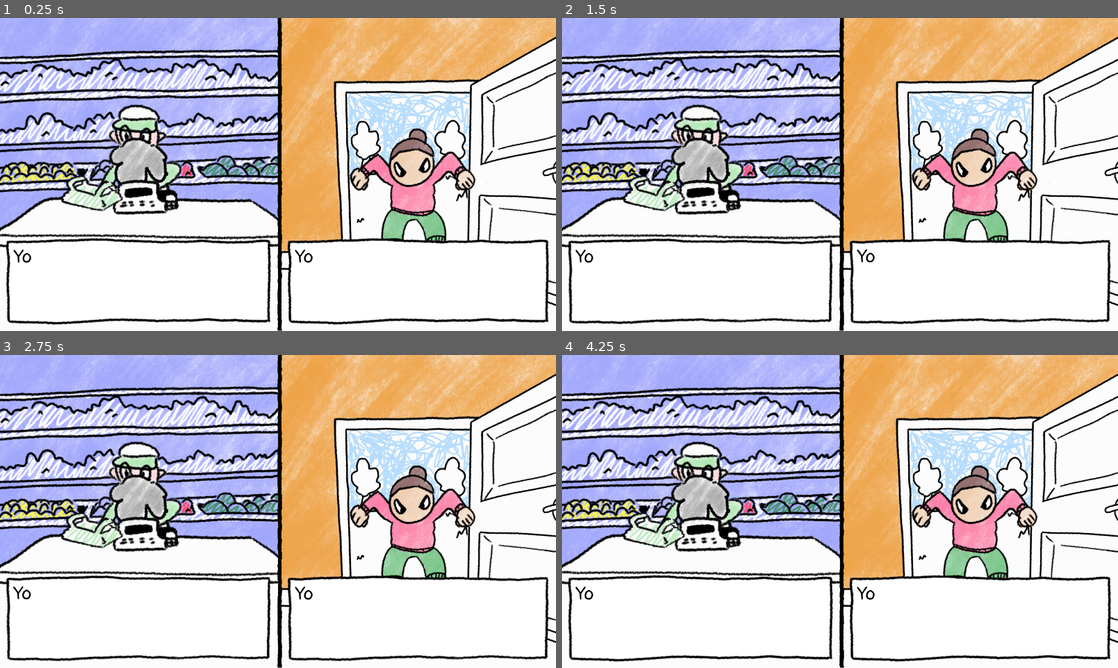
Above: before the commit, frames 1-4 (two rows, left to right).
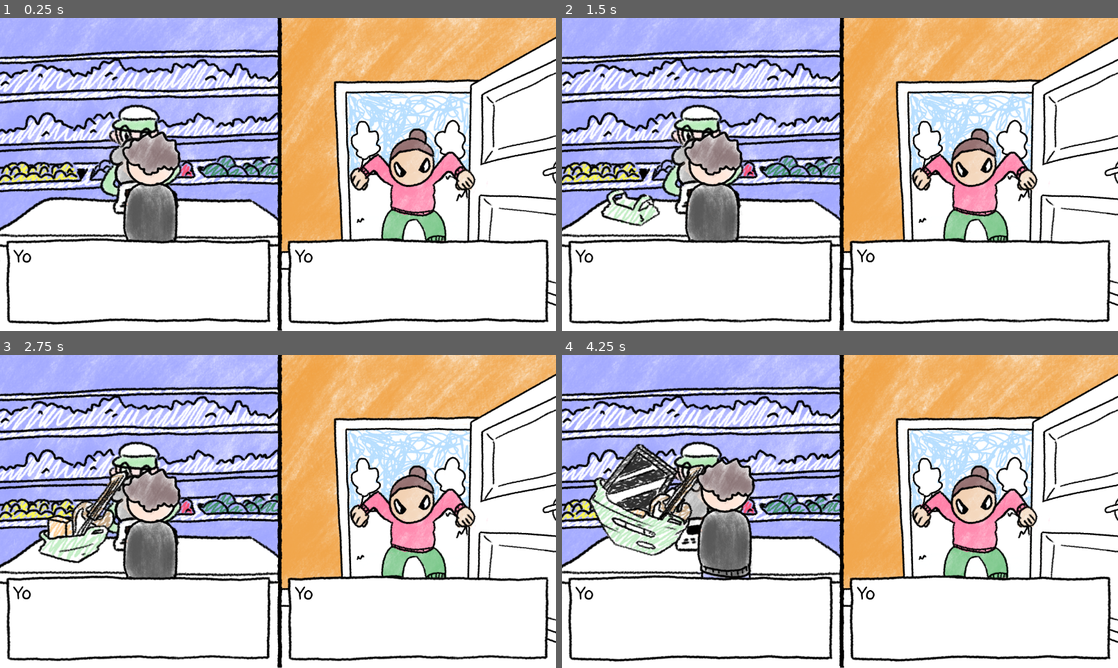
Above: after the commit, the same moments.

Repository: nottnottloop/mismatch
Game: Godot game, scene res://main.tscn
Two runs of this game, one before a commit and one after it. Both use one fixed random seed, a clock stepped at 60 frames per second and the inputs below.
Inputs:
- Up to frame 1 (0.25 s): no input
- Up to frame 2 (1.5 s): no input
- Up to frame 3 (2.75 s): no input
- Up to frame 4 (4.25 s): no input

The runs differ from the first frame. In frame 1, 3.6% of the frame differs, in the area x 10-33%, y 36-72%; in frame 2, 4.1%; in frame 3, 4.7%; in frame 4, 7.3%, in the area x 4-35%, y 28-72%.

Commit message:
started animation for scene 1

Diff:
--- a/main.tscn
+++ b/main.tscn
@@ -8,13 +8,23 @@
 [ext_resource type="FontFile" uid="uid://cu2bydgc5ct0d" path="res://Pangolin-Regular.ttf" id="3_1bvp3"]
 [ext_resource type="Texture2D" uid="uid://d4falbt2tisvp" path="res://Scene1/Scene1F2.png" id="3_1u8w0"]
 [ext_resource type="Texture2D" uid="uid://bkibyko35lh0p" path="res://Scene2/Scene2Wife1.png" id="3_w48qg"]
+[ext_resource type="Texture2D" uid="uid://hpe74joammfj" path="res://Scene1/Scene1MouthBlushing1.png" id="4_0rl1p"]
 [ext_resource type="Texture2D" uid="uid://dtnmb27rggka7" path="res://Scene2/Scene2Wife2.png" id="4_vivmo"]
 [ext_resource type="Texture2D" uid="uid://baeoyhuhdwgcl" path="res://Scene2/Scene2WifeMad1.png" id="5_2cqfq"]
 [ext_resource type="Shader" path="res://wobble.gdshader" id="5_7mycd"]
 [ext_resource type="Texture2D" uid="uid://dwqftu4ohb2su" path="res://SplitLine.png" id="5_lquwl"]
+[ext_resource type="Texture2D" uid="uid://bxeit0yf0wh6b" path="res://Scene1/Scene1MouthBlushing2.png" id="5_ok6jj"]
+[ext_resource type="Texture2D" uid="uid://bhv0snph6hea" path="res://Scene1/Scene1Mouth1.png" id="6_facbu"]
 [ext_resource type="Texture2D" uid="uid://dxwaywyh027g2" path="res://Scene2/Scene2WifeMad2.png" id="6_yaehf"]
 [ext_resource type="Texture2D" uid="uid://bj6ty88lre0y3" path="res://Scene2/Scene2Slam1.png" id="7_074og"]
+[ext_resource type="Texture2D" uid="uid://bgf5hep6fmjvr" path="res://Scene1/Scene1Mouth2.png" id="7_b1qrp"]
+[ext_resource type="Texture2D" uid="uid://c8lqi5i387n2f" path="res://Scene1/Scene1Bag1.png" id="7_yaehf"]
+[ext_resource type="Texture2D" uid="uid://drg76500kcigi" path="res://Scene1/Scene1Bag2.png" id="8_074og"]
 [ext_resource type="Texture2D" uid="uid://bw6loyhfobhdx" path="res://Scene2/Scene2Slam2.png" id="8_cegan"]
+[ext_resource type="Texture2D" uid="uid://bg65o5e4dyqtk" path="res://Scene1/Scene1MouthHearts1.png" id="8_come4"]
+[ext_resource type="Texture2D" uid="uid://fdc0h0l684gm" path="res://Scene1/Scene1Bag3.png" id="9_cegan"]
+[ext_resource type="Texture2D" uid="uid://cvvf6k3wkpe7q" path="res://Scene1/Scene1MouthHearts2.png" id="9_h8e4i"]
+[ext_resource type="Texture2D" uid="uid://cy5exb3sedq7n" path="res://Scene1/Scene1MouthTaking.png" id="10_4lmeg"]
 [ext_resource type="Texture2D" uid="uid://bo2ht6xeixo5r" path="res://Scene1/Scene1Bag4.png" id="10_82xsv"]
 [ext_resource type="Texture2D" uid="uid://btx4lsjun42ok" path="res://Scene1/Scene1Bag5.png" id="11_getpj"]
 [ext_resource type="Texture2D" uid="uid://big1ix814wfvb" path="res://Scene1/Scene1Bag6.png" id="12_ryguw"]
@@ -23,6 +33,8 @@
 [ext_resource type="Texture2D" uid="uid://b3f7w1kyu6nor" path="res://Scene1/Scene1Bag9.png" id="15_0odxb"]
 [ext_resource type="Texture2D" uid="uid://b5meiuoruwy8j" path="res://Scene1/Scene1Bag10.png" id="16_lswn8"]
 [ext_resource type="Texture2D" uid="uid://cd5cl5usuq8ta" path="res://Scene1/Scene1Bag11.png" id="17_a6jrf"]
+[ext_resource type="Texture2D" uid="uid://2svyvp5g0xb1" path="res://Scene1/Scene1Guy1.png" id="22_0cp0l"]
+[ext_resource type="Texture2D" uid="uid://cunl2eor7ewvy" path="res://Scene1/Scene1Guy2.png" id="23_d2t1y"]
 
 [sub_resource type="SpriteFrames" id="SpriteFrames_0odxb"]
 animations = [{
@@ -38,9 +50,62 @@
 "speed": 5.0
 }]
 
+[sub_resource type="SpriteFrames" id="SpriteFrames_gngh3"]
+animations = [{
+"frames": [{
+"duration": 1.0,
+"texture": ExtResource("4_0rl1p")
+}, {
+"duration": 1.0,
+"texture": ExtResource("5_ok6jj")
+}],
+"loop": true,
+"name": &"blushing",
+"speed": 5.0
+}, {
+"frames": [{
+"duration": 1.0,
+"texture": ExtResource("6_facbu")
+}, {
+"duration": 1.0,
+"texture": ExtResource("7_b1qrp")
+}],
+"loop": true,
+"name": &"default",
+"speed": 5.0
+}, {
+"frames": [{
+"duration": 1.0,
+"texture": ExtResource("8_come4")
+}, {
+"duration": 1.0,
+"texture": ExtResource("9_h8e4i")
+}],
+"loop": true,
+"name": &"hearts",
+"speed": 5.0
+}, {
+"frames": [{
+"duration": 1.0,
+"texture": ExtResource("10_4lmeg")
+}, {
+"duration": 1.0,
+"texture": ExtResource("7_b1qrp")
+}],
+"loop": true,
+"name": &"talking",
+"speed": 5.0
+}]
+
 [sub_resource type="SpriteFrames" id="SpriteFrames_xuqvo"]
 animations = [{
-"frames": [],
+"frames": [{
+"duration": 1.0,
+"texture": ExtResource("8_074og")
+}, {
+"duration": 1.0,
+"texture": ExtResource("9_cegan")
+}],
 "loop": true,
 "name": &"default",
 "speed": 5.0
@@ -48,6 +113,18 @@
 "frames": [{
 "duration": 1.0,
 "texture": ExtResource("10_82xsv")
+}, {
+"duration": 1.0,
+"texture": ExtResource("11_getpj")
+}, {
+"duration": 1.0,
+"texture": ExtResource("11_getpj")
+}, {
+"duration": 1.0,
+"texture": ExtResource("11_getpj")
+}, {
+"duration": 1.0,
+"texture": ExtResource("11_getpj")
 }, {
 "duration": 1.0,
 "texture": ExtResource("11_getpj")
@@ -82,6 +159,28 @@
 "loop": false,
 "name": &"filled",
 "speed": 5.0
+}, {
+"frames": [{
+"duration": 1.0,
+"texture": ExtResource("7_yaehf")
+}],
+"loop": true,
+"name": &"start",
+"speed": 5.0
+}]
+
+[sub_resource type="SpriteFrames" id="SpriteFrames_0n3wm"]
+animations = [{
+"frames": [{
+"duration": 1.0,
+"texture": ExtResource("22_0cp0l")
+}, {
+"duration": 1.0,
+"texture": ExtResource("23_d2t1y")
+}],
+"loop": true,
+"name": &"default",
+"speed": 5.0
 }]
 
 [sub_resource type="SpriteFrames" id="SpriteFrames_82xsv"]
@@ -128,6 +227,215 @@
 "name": &"default",
 "speed": 5.0
 }]
+
+[sub_resource type="Animation" id="Animation_qnost"]
+length = 0.001
+tracks/0/type = "value"
+tracks/0/imported = false
+tracks/0/enabled = true
+tracks/0/path = NodePath(".:visible")
+tracks/0/interp = 1
+tracks/0/loop_wrap = true
+tracks/0/keys = {
+"times": PackedFloat32Array(0),
+"transitions": PackedFloat32Array(1),
+"update": 1,
+"values": [true]
+}
+tracks/1/type = "value"
+tracks/1/imported = false
+tracks/1/enabled = true
+tracks/1/path = NodePath("left/guy:position")
+tracks/1/interp = 1
+tracks/1/loop_wrap = true
+tracks/1/keys = {
+"times": PackedFloat32Array(0),
+"transitions": PackedFloat32Array(1),
+"update": 0,
+"values": [Vector2(0, 0)]
+}
+tracks/2/type = "value"
+tracks/2/imported = false
+tracks/2/enabled = true
+tracks/2/path = NodePath("left/bag:animation")
+tracks/2/interp = 1
+tracks/2/loop_wrap = true
+tracks/2/keys = {
+"times": PackedFloat32Array(0),
+"transitions": PackedFloat32Array(1),
+"update": 1,
+"values": [&"start"]
+}
+tracks/3/type = "value"
+tracks/3/imported = false
+tracks/3/enabled = true
+tracks/3/path = NodePath("left/bag:visible")
+tracks/3/interp = 1
+tracks/3/loop_wrap = true
+tracks/3/keys = {
+"times": PackedFloat32Array(0),
+"transitions": PackedFloat32Array(1),
+"update": 1,
+"values": [false]
+}
+tracks/4/type = "value"
+tracks/4/imported = false
+tracks/4/enabled = true
+tracks/4/path = NodePath("left/bag:position")
+tracks/4/interp = 1
+tracks/4/loop_wrap = true
+tracks/4/keys = {
+"times": PackedFloat32Array(0),
+"transitions": PackedFloat32Array(1),
+"update": 0,
+"values": [Vector2(-53, -78)]
+}
+tracks/5/type = "value"
+tracks/5/imported = false
+tracks/5/enabled = true
+tracks/5/path = NodePath("left/bag:frame")
+tracks/5/interp = 1
+tracks/5/loop_wrap = true
+tracks/5/keys = {
+"times": PackedFloat32Array(0),
+"transitions": PackedFloat32Array(1),
+"update": 1,
+"values": [14]
+}
+tracks/6/type = "value"
+tracks/6/imported = false
+tracks/6/enabled = true
+tracks/6/path = NodePath("left/cashierMouth:animation")
+tracks/6/interp = 1
+tracks/6/loop_wrap = true
+tracks/6/keys = {
+"times": PackedFloat32Array(0),
+"transitions": PackedFloat32Array(1),
+"update": 1,
+"values": [&"default"]
+}
+
+[sub_resource type="Animation" id="Animation_wnkbs"]
+resource_name = "Scene1"
+length = 20.0
+tracks/0/type = "value"
+tracks/0/imported = false
+tracks/0/enabled = true
+tracks/0/path = NodePath(".:visible")
+tracks/0/interp = 1
+tracks/0/loop_wrap = true
+tracks/0/keys = {
+"times": PackedFloat32Array(0),
+"transitions": PackedFloat32Array(1),
+"update": 1,
+"values": [true]
+}
+tracks/1/type = "value"
+tracks/1/imported = false
+tracks/1/enabled = true
+tracks/1/path = NodePath("left/guy:position")
+tracks/1/interp = 2
+tracks/1/loop_wrap = true
+tracks/1/keys = {
+"times": PackedFloat32Array(4.0333333, 4.233333, 4.4333334, 4.613333, 4.7999997, 5, 5.1666665),
+"transitions": PackedFloat32Array(1, 1, 1, 1, 1, 1, 1),
+"update": 0,
+"values": [Vector2(-82, -121), Vector2(-45, -160), Vector2(37, -94), Vector2(109, -125), Vector2(226, -68), Vector2(376, -126), Vector2(480, -38)]
+}
+tracks/2/type = "value"
+tracks/2/imported = false
+tracks/2/enabled = true
+tracks/2/path = NodePath("left/bag:animation")
+tracks/2/interp = 1
+tracks/2/loop_wrap = true
+tracks/2/keys = {
+"times": PackedFloat32Array(0.5),
+"transitions": PackedFloat32Array(1),
+"update": 1,
+"values": [&"filled"]
+}
+tracks/3/type = "value"
+tracks/3/imported = false
+tracks/3/enabled = true
+tracks/3/path = NodePath("left/bag:visible")
+tracks/3/interp = 1
+tracks/3/loop_wrap = true
+tracks/3/keys = {
+"times": PackedFloat32Array(0, 0.49704766),
+"transitions": PackedFloat32Array(1, 1),
+"update": 1,
+"values": [false, true]
+}
+tracks/4/type = "method"
+tracks/4/imported = false
+tracks/4/enabled = true
+tracks/4/path = NodePath("left/bag")
+tracks/4/interp = 1
+tracks/4/loop_wrap = true
+tracks/4/keys = {
+"times": PackedFloat32Array(0.5),
+"transitions": PackedFloat32Array(1),
+"values": [{
+"args": [&"filled", 1.0, false],
+"method": &"play"
+}]
+}
+tracks/5/type = "value"
+tracks/5/imported = false
+tracks/5/enabled = true
+tracks/5/path = NodePath("left/bag:position")
+tracks/5/interp = 1
+tracks/5/loop_wrap = true
+tracks/5/keys = {
+"times": PackedFloat32Array(4.033334, 4.2333336, 4.433334, 4.6133337, 4.8, 5.0000005, 5.166667, 5.4666667),
+"transitions": PackedFloat32Array(1, 1, 1, 1, 1, 1, 1, 1),
+"update": 0,
+"values": [Vector2(-82, -121), Vector2(-45, -160), Vector2(37, -94), Vector2(109, -125), Vector2(226, -68), Vector2(376, -126), Vector2(480, -38), Vector2(784, -120)]
+}
+tracks/6/type = "value"
+tracks/6/imported = false
+tracks/6/enabled = true
+tracks/6/path = NodePath("left/bag:frame")
+tracks/6/interp = 1
+tracks/6/loop_wrap = true
+tracks/6/keys = {
+"times": PackedFloat32Array(0.4781542, 3.8411722),
+"transitions": PackedFloat32Array(1, 1),
+"update": 1,
+"values": [0, 14]
+}
+tracks/7/type = "value"
+tracks/7/imported = false
+tracks/7/enabled = true
+tracks/7/path = NodePath("left/cashierMouth:animation")
+tracks/7/interp = 1
+tracks/7/loop_wrap = true
+tracks/7/keys = {
+"times": PackedFloat32Array(0, 5.7697277),
+"transitions": PackedFloat32Array(1, 1),
+"update": 1,
+"values": [&"default", &"talking"]
+}
+tracks/8/type = "method"
+tracks/8/imported = false
+tracks/8/enabled = true
+tracks/8/path = NodePath("left/cashierMouth")
+tracks/8/interp = 1
+tracks/8/loop_wrap = true
+tracks/8/keys = {
+"times": PackedFloat32Array(5.8),
+"transitions": PackedFloat32Array(1),
+"values": [{
+"args": [&"talking", 1.0, false],
+"method": &"play"
+}]
+}
+
+[sub_resource type="AnimationLibrary" id="AnimationLibrary_f6a44"]
+_data = {
+&"RESET": SubResource("Animation_qnost"),
+&"Scene1": SubResource("Animation_wnkbs")
+}
 
 [sub_resource type="StyleBoxTexture" id="StyleBoxTexture_lquwl"]
 texture = ExtResource("2_h2yge")
@@ -189,21 +497,30 @@
 
 [node name="scene1" type="Node2D" parent="." unique_id=1810238575]
 
-[node name="left" type="CanvasModulate" parent="scene1" unique_id=1648886262]
+[node name="left" type="Node2D" parent="scene1" unique_id=1650246897]
 position = Vector2(480, 540)
-color = Color(0.9867516, 0.9867516, 0.9867516, 1)
 
 [node name="background" type="AnimatedSprite2D" parent="scene1/left" unique_id=2067141420]
 sprite_frames = SubResource("SpriteFrames_0odxb")
+autoplay = "default"
+frame_progress = 0.9607957
+
+[node name="cashierMouth" type="AnimatedSprite2D" parent="scene1/left" unique_id=1376319181]
+sprite_frames = SubResource("SpriteFrames_gngh3")
 
 [node name="bag" type="AnimatedSprite2D" parent="scene1/left" unique_id=2013871319]
-position = Vector2(0, -173)
+visible = false
+position = Vector2(-53, -78)
 sprite_frames = SubResource("SpriteFrames_xuqvo")
-animation = &"filled"
-
-[node name="right" type="CanvasModulate" parent="scene1" unique_id=2142008226]
+animation = &"start"
+autoplay = "start"
+
+[node name="guy" type="AnimatedSprite2D" parent="scene1/left" unique_id=1613617774]
+sprite_frames = SubResource("SpriteFrames_0n3wm")
+frame_progress = 0.5007616
+
+[node name="right" type="Node2D" parent="scene1" unique_id=801523329]
 position = Vector2(1440, 540)
-color = Color(0.9867516, 0.9867516, 0.9867516, 1)
 
 [node name="background" type="Sprite2D" parent="scene1/right" unique_id=1467185339]
 texture = ExtResource("2_ycdy4")
@@ -211,12 +528,16 @@
 [node name="wife" type="AnimatedSprite2D" parent="scene1/right" unique_id=1697663385]
 sprite_frames = SubResource("SpriteFrames_82xsv")
 animation = &"mad"
-frame_progress = 0.13645807
+frame_progress = 0.9954887
 
 [node name="door" type="AnimatedSprite2D" parent="scene1/right" unique_id=831488751]
 position = Vector2(-8, 0)
 sprite_frames = SubResource("SpriteFrames_getpj")
 frame_progress = 0.60988045
+
+[node name="AnimationPlayer" type="AnimationPlayer" parent="scene1" unique_id=1918323572]
+libraries/ = SubResource("AnimationLibrary_f6a44")
+autoplay = &"Scene1"
 
 [node name="CanvasLayer" type="CanvasLayer" parent="." unique_id=152399280]
 
--- a/subtitles.gd
+++ b/subtitles.gd
@@ -1,10 +1,10 @@
 extends Label
 
 var finishedText = ""
-var subtitles = $CanvasLayer/HSplitContainer/textBox1/Panel/MarginContainer/Subtitles
+var subtitles
 # Called when the node enters the scene tree for the first time.
 func _ready() -> void:
-	pass # Replace with function body.
+	subtitles = $CanvasLayer/HSplitContainer/textBox1/Panel/MarginContainer/Subtitles
 
 var idx = 0
 var lastLetter = Time.get_ticks_msec()
Not shown, added: Scene2/Scene2AngryMouth1.png.import
Not shown, added: Scene2/Scene2AngryMouth2.png.import
Not shown, added: Scene2/Scene2AngryMouthTalking.png.import
Not shown, added: Scene2/Scene2Mouth1.png.import
Not shown, added: Scene2/Scene2Mouth2.png.import
Not shown, added: Scene2/Scene2MouthTalking.png.import
